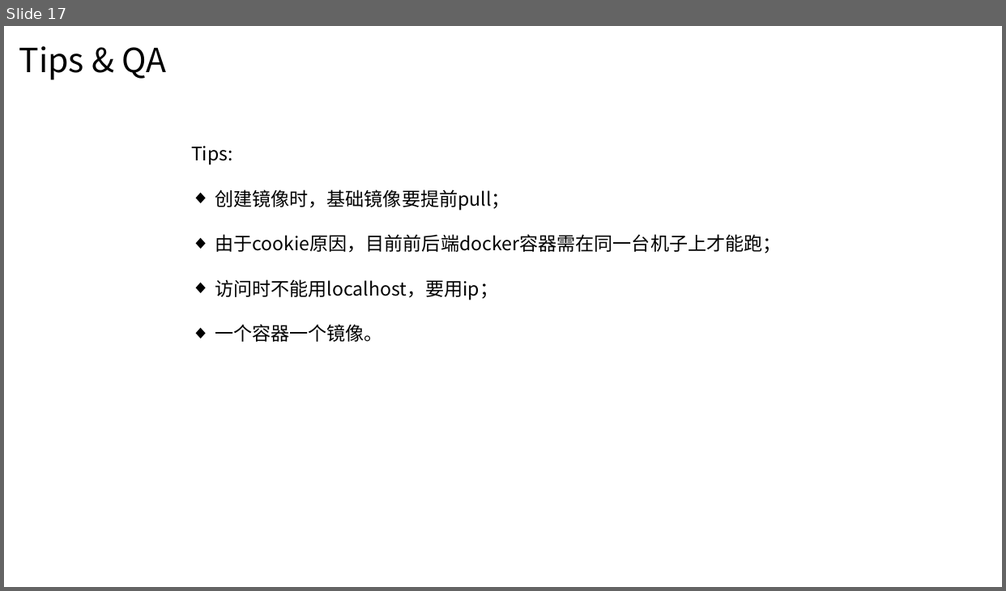
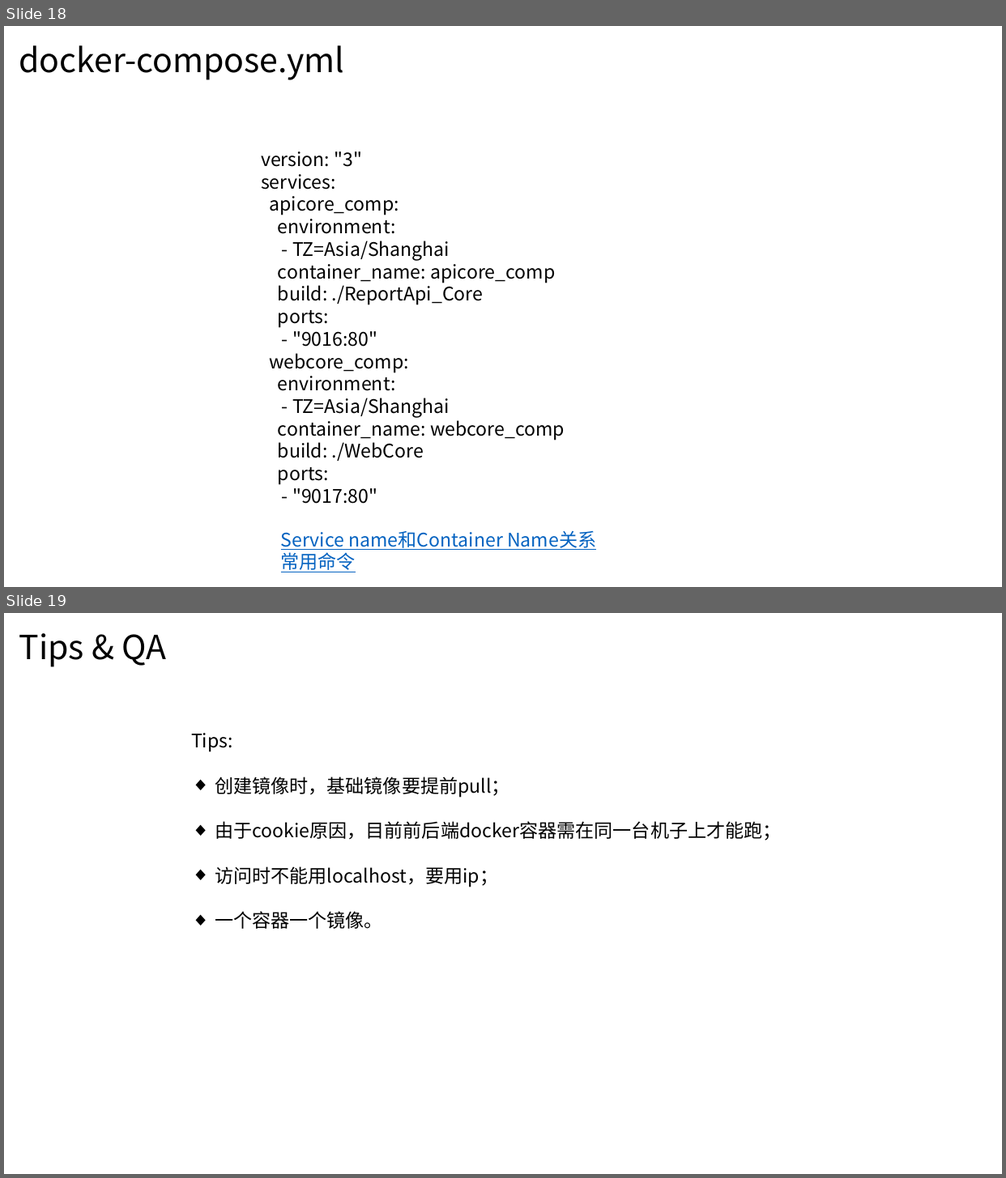
Before and after one commit to norajuanjuanjuan/Study, a slide deck: Docker Sharing Report.pptx. Shown one above the other, each under a label of ours: slide 17 before the commit, slides 18 and 19 after it. The pictures are 1006x591 and 1006x1178 pixels, drawn with LibreOffice and Linux fonts; fonts in the diff are those of the drawing. Boxes give left, top, right and bottom in pixels: in the first picture for what was removed or moved away, otherwise in the second. Text is boxed around its words. In the diff, an @@ line names an element or a change of style, - is before the commit and + after.

```diff
--- a/Docker Sharing Report.pptx
+++ b/Docker Sharing Report.pptx
@@ slide 18 added at (4,26,1002,587), background #FFFFFF @@
@@ text added at (19,45,344,80), 32 pt, text #000000 @@
+docker-compose.yml
@@ text added at (261,152,565,504), 18 pt, text #000000 @@
+version: "3"
+services:
+apicore_comp:
+environment:
+- TZ=Asia/Shanghai
+container_name: apicore_comp
+build: ./ReportApi_Core
+ports:
+- "9016:80"
+webcore_comp:
+environment:
+- TZ=Asia/Shanghai
+container_name: webcore_comp
+build: ./WebCore
+ports:
+- "9017:80"
@@ text added at (281,531,596,573), 18 pt, text #0563C1, underline @@
+Service name和Container Name关系
+常用命令
@@ what was slide 17 is now slide 19 @@
```
Also in this commit, not shown: 2 slides changed, 2 other slides added.
